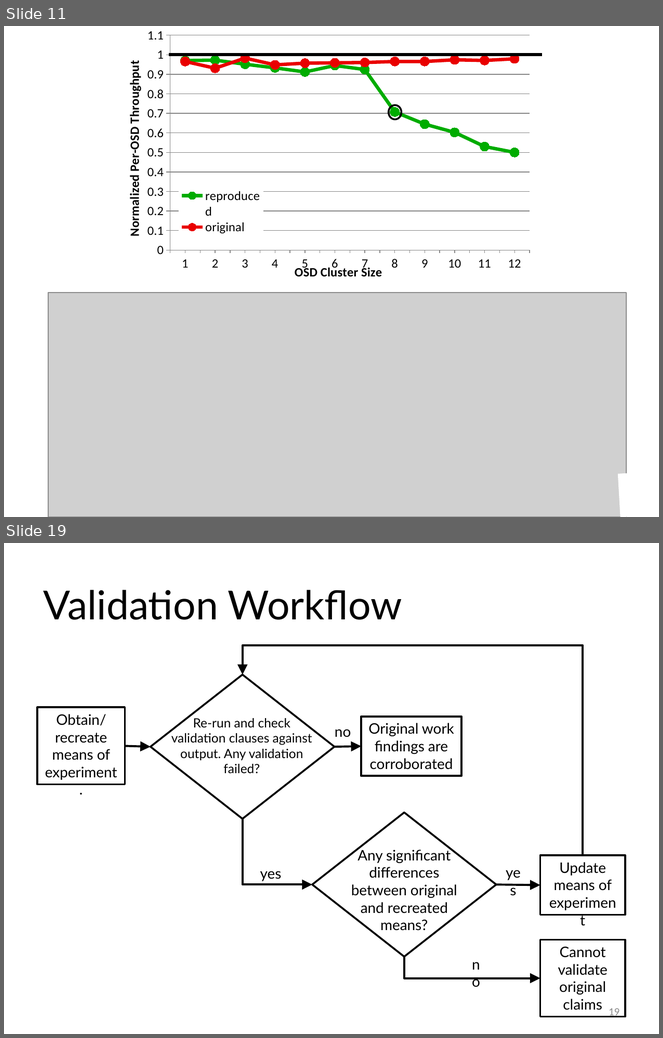
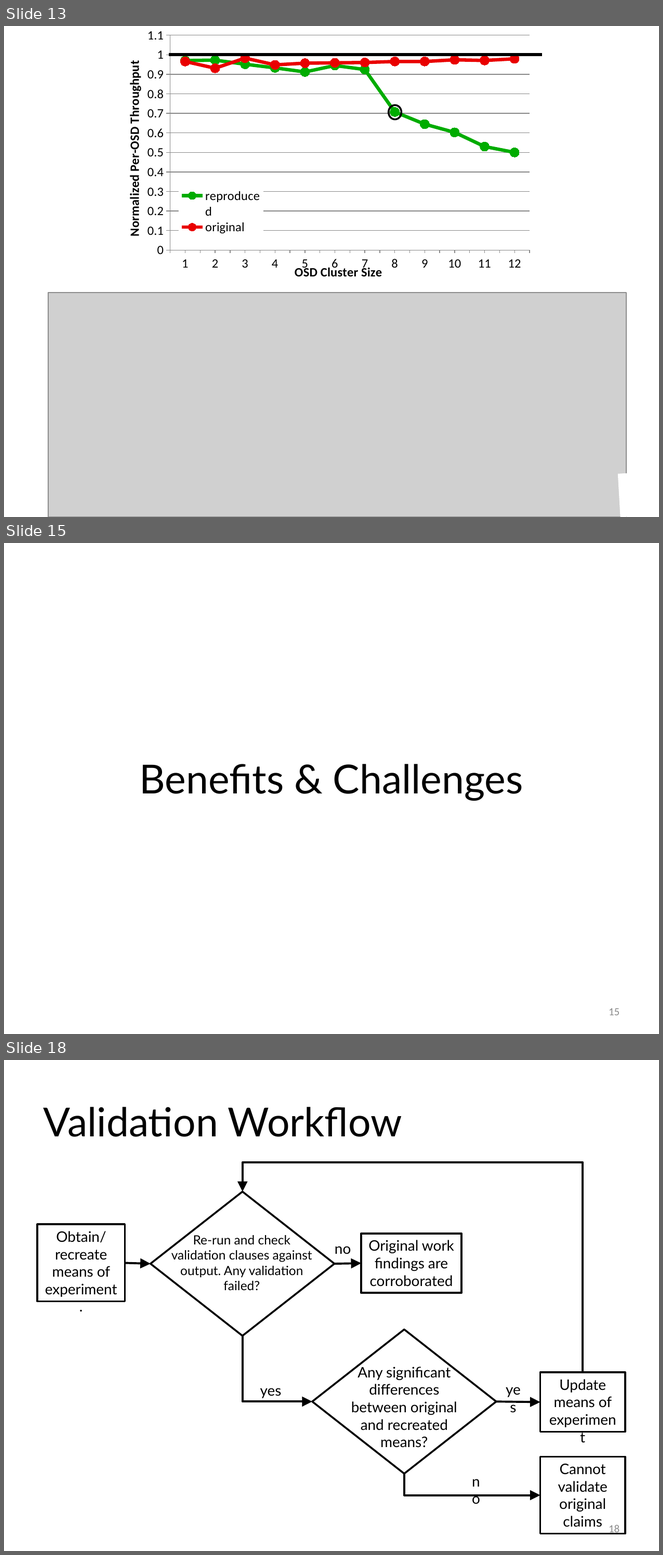
Before and after one commit to ivotron/pdsw15, a slide deck: slides.pptx. Shown one above the other, each under a label of ours: slides 11 and 19 before the commit, slides 13, 15 and 18 after it; the slides between them are not shown. The pictures are 663x1038 and 663x1555 pixels, drawn with LibreOffice and Linux fonts; fonts in the diff are those of the drawing; grey boxes stand for pictures. Boxes give left, top, right and bottom in pixels: in the first picture for what was removed or moved away, otherwise in the second. Text is boxed around its words. In the diff, an @@ line names an element or a change of style, - is before the commit and + after.

```diff
--- a/slides.pptx
+++ b/slides.pptx
@@ slide 15 added at <box>4,543,659,1034</box>, background #FFFFFF @@
@@ title added at <box>139,764,523,801</box>, 44 pt, text #000000 @@
+Benefits & Challenges
@@ page number added at <box>609,1008,620,1016</box>, 12 pt, text #8C8C8C @@
+15
@@ what was slide 11 is now slide 13 @@
@@ what was slide 19 is now slide 18 @@
@@ page number at <box>609,1525,620,1535</box>: text changed @@
-19
+18
```
Also in this commit, not shown: 7 slides changed, 7 other slides added, 3 slides removed.
